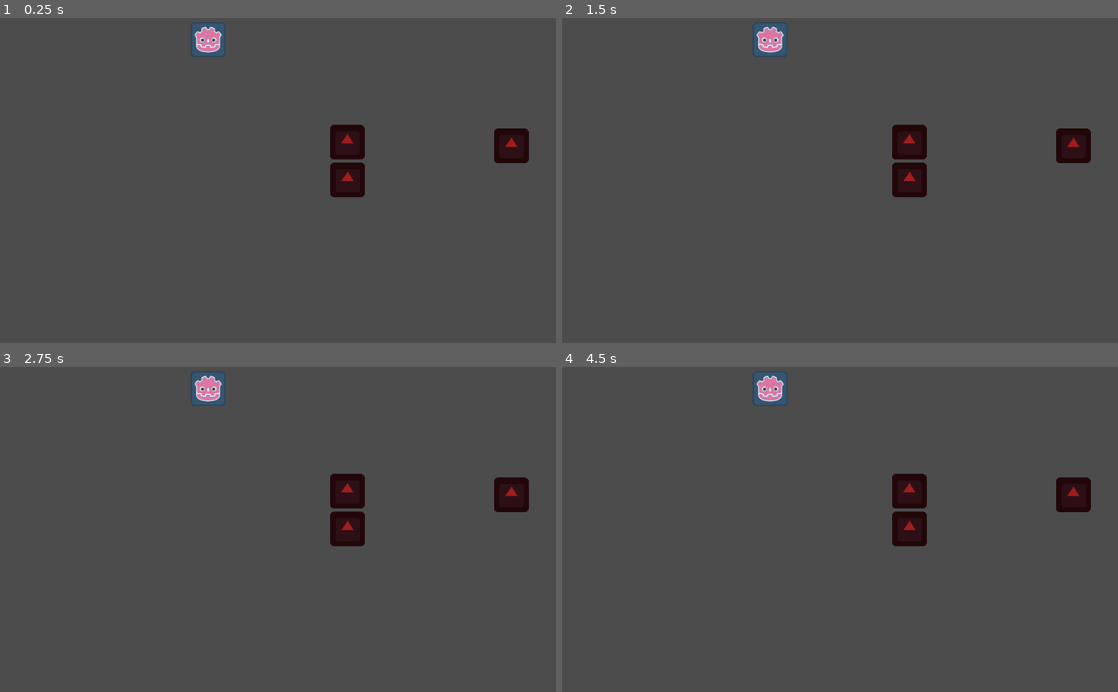
Above: before the commit, frames 1-4 (two rows, left to right).
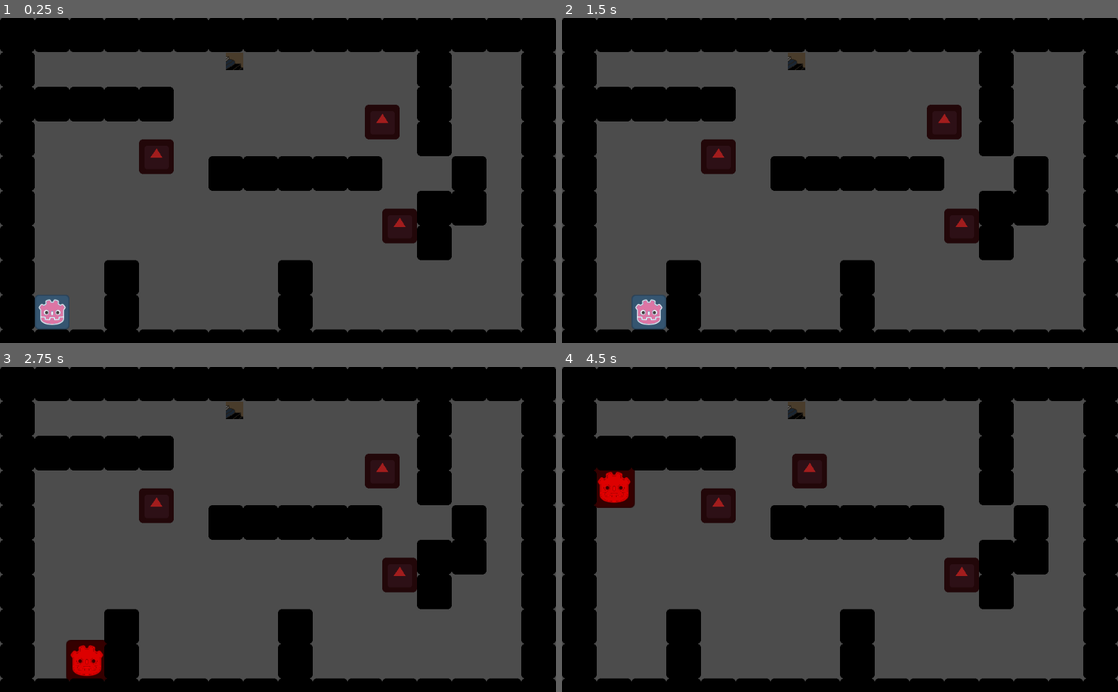
Above: after the commit, the same moments.

Repository: mfurtak/gmtk-game-jam-2019
Game: Godot game, scene res://Main.tscn
Same seed, same stepped clock (60 frames per second), same inputs: the game is played once before the commit and once after it. The engine's default icon, where the game draws it, is replaced by a stand-in: a white triangle on a blue panel in a dark square.
Inputs:
- Up to frame 1 (0.25 s): no input
- Up to frame 2 (1.5 s): tap Enter at 0.5 s; hold Right (ui_right) 0.53-1.28 s; tap Space (ui_select) at 0.6, 0.77, 1.07, 1.35 s; hold Down (ui_down) from 1.28 s (still down)
- Up to frame 3 (2.75 s): tap Space (ui_select) at 1.52, 1.82, 2.1 s; release Down (ui_down) at 2.03 s; hold Right (ui_right) from 2.03 s (still down)
- Up to frame 4 (4.5 s): tap Space (ui_select) at 2.75, 2.85, 3.02, 3.32, 3.6, 3.77, 4.07, 4.35 s; release Right (ui_right) at 2.78 s; hold Up (ui_up) 2.78-3.53 s; hold Left (ui_left) from 3.53 s (still down)

The runs differ from the first frame. In frame 1, 42% of the frame differs, in the area x 0-100%, y 0-100%; in frame 2, 42%; in frame 3, 43%; in frame 4, 43%.
Error before the commit: Parse Error: Parse error: Spaces used before tabs on a line (res://Player.gd:31)

Commit message:
add tilemaps and attacks

Diff:
--- /dev/null
+++ b/gmtk-godot/Exit.gd
@@ -0,0 +1,26 @@
+#extends Area2D
+extends Area2D
+# Declare member variables here. Examples:
+# var a = 2
+# var b = "text"
+
+
+# Called when the node enters the scene tree for the first time.
+func _ready():
+	pass # Replace with function body.
+
+
+func _physics_process(delta):
+	var bodies = get_overlapping_bodies()
+	for body in bodies:
+		if body.name == "Player":
+			get_tree().change_scene("Main.tscn")
+
+# Called every frame. 'delta' is the elapsed time since the previous frame.
+func _process(delta):
+
+	pass
+
+func on_exit():
+	print("Time to go!")
+	pass
--- /dev/null
+++ b/gmtk-godot/Exit.tscn
@@ -0,0 +1,16 @@
+[gd_scene load_steps=4 format=2]
+
+[ext_resource path="res://Exit.gd" type="Script" id=1]
+[ext_resource path="res://stairs.png" type="Texture" id=2]
+
+[sub_resource type="RectangleShape2D" id=1]
+extents = Vector2( 16, 16 )
+
+[node name="Exit" type="Area2D"]
+script = ExtResource( 1 )
+
+[node name="box" type="CollisionShape2D" parent="."]
+shape = SubResource( 1 )
+
+[node name="stairs" type="Sprite" parent="."]
+texture = ExtResource( 2 )
--- a/gmtk-godot/Main.tscn
+++ b/gmtk-godot/Main.tscn
@@ -1,20 +1,34 @@
-[gd_scene load_steps=3 format=2]
+[gd_scene load_steps=5 format=2]
 
-[ext_resource path="res://Player.tscn" type="PackedScene" id=1]
-[ext_resource path="res://Thwomp.tscn" type="PackedScene" id=2]
+[ext_resource path="res://Exit.tscn" type="PackedScene" id=1]
+[ext_resource path="res://Player.tscn" type="PackedScene" id=2]
+[ext_resource path="res://Thwomp.tscn" type="PackedScene" id=3]
+[ext_resource path="res://simple_tileset.tres" type="TileSet" id=4]
 
 [node name="Main" type="Node"]
 
-[node name="Player" parent="." instance=ExtResource( 1 )]
-position = Vector2( 383.333, 39.9094 )
+[node name="Exit" parent="." instance=ExtResource( 1 )]
+position = Vector2( 432, 80 )
+
+[node name="Player" parent="." instance=ExtResource( 2 )]
+position = Vector2( 96, 544 )
 
 [node name="Enemies" type="Node" parent="."]
 
-[node name="Thwomp" parent="Enemies" instance=ExtResource( 2 )]
-position = Vector2( 639.596, 229.495 )
+[node name="Thwomp" parent="Enemies" instance=ExtResource( 3 )]
+position = Vector2( 288, 256 )
 
-[node name="Thwomp1" parent="Enemies" instance=ExtResource( 2 )]
-position = Vector2( 941.677, 236.078 )
+[node name="Thwomp1" parent="Enemies" instance=ExtResource( 3 )]
+position = Vector2( 704, 192 )
 
-[node name="Thwomp2" parent="Enemies" instance=ExtResource( 2 )]
-position = Vector2( 640, 298.983 )
+[node name="Thwomp2" parent="Enemies" instance=ExtResource( 3 )]
+position = Vector2( 736, 384 )
+
+[node name="TileMap" type="TileMap" parent="."]
+position = Vector2( 0, -1 )
+tile_set = ExtResource( 4 )
+format = 1
+tile_data = PoolIntArray( 0, 0, 0, 1, 0, 0, 2, 0, 0, 3, 0, 0, 4, 0, 0, 5, 0, 0, 6, 0, 0, 7, 0, 0, 8, 0, 0, 9, 0, 0, 10, 0, 0, 11, 0, 0, 12, 0, 0, 13, 0, 0, 14, 0, 0, 15, 0, 0, 65536, 0, 0, 65548, 0, 0, 65551, 0, 0, 131072, 0, 0, 131073, 0, 0, 131074, 0, 0, 131075, 0, 0, 131076, 0, 0, 131084, 0, 0, 131087, 0, 0, 196608, 0, 0, 196620, 0, 0, 196623, 0, 0, 262144, 0, 0, 262150, 0, 0, 262151, 0, 0, 262152, 0, 0, 262153, 0, 0, 262154, 0, 0, 262157, 0, 0, 262159, 0, 0, 327680, 0, 0, 327692, 0, 0, 327693, 0, 0, 327695, 0, 0, 393216, 0, 0, 393228, 0, 0, 393231, 0, 0, 458752, 0, 0, 458755, 0, 0, 458760, 0, 0, 458767, 0, 0, 524288, 0, 0, 524291, 0, 0, 524296, 0, 0, 524303, 0, 0, 589824, 0, 0, 589825, 0, 0, 589826, 0, 0, 589827, 0, 0, 589828, 0, 0, 589829, 0, 0, 589830, 0, 0, 589831, 0, 0, 589832, 0, 0, 589833, 0, 0, 589834, 0, 0, 589835, 0, 0, 589836, 0, 0, 589837, 0, 0, 589838, 0, 0, 589839, 0, 0 )
+__meta__ = {
+"_edit_lock_": true
+}
--- a/gmtk-godot/Player.gd
+++ b/gmtk-godot/Player.gd
@@ -2,12 +2,14 @@
 
 var direction = Vector2()
 var velocity = Vector2()
+var is_action_pressed = false
 
 const SPEED = 30
 const TOP_SPEED = 50
 const DECELERATION = .7
 
 var is_pink = false
+var is_attacking = false
 
 # Called when the node enters the scene tree for the first time.
 func _ready():
@@ -28,12 +30,26 @@
 	var collision = move_and_collide(velocity * delta)
 	if collision:
 		# Do stuff
-    	print("PLAYER SLAP ", collision.collider.name)
+		if is_attacking:
+			if collision.collider.has_method("on_attacked"):
+				collision.collider.on_attacked()
+
+	if is_pink:
+		is_attacking = false
+
+	if is_action_pressed and not is_pink:
+		is_attacking = true
+
+	if is_attacking:
+		$AttackSprite.visible = true
+	elif not is_attacking:
+		$AttackSprite.visible = false
 
 # Called every frame. 'delta' is the elapsed time since the previous frame.
 func _process(delta):
 	direction.x = 0
 	direction.y = 0
+	is_action_pressed = false
 
 	if Input.is_action_pressed("ui_up"):
 		direction.y += -1
@@ -43,6 +59,9 @@
 		direction.x += -1
 	if Input.is_action_pressed("ui_right"):
 		direction.x += 1
+	if Input.is_action_just_pressed("ui_select"):
+		is_action_pressed = true
+
 
 
 func _on_ItemSwapTimer_timeout():
--- a/gmtk-godot/Player.tscn
+++ b/gmtk-godot/Player.tscn
@@ -36,4 +36,12 @@
 [node name="AnimatedSprite" type="AnimatedSprite" parent="."]
 frames = SubResource( 2 )
 animation = "pink"
+
+[node name="AttackSprite" type="Sprite" parent="."]
+visible = false
+modulate = Color( 1, 0, 0, 1 )
+self_modulate = Color( 1, 0, 0, 1 )
+position = Vector2( 0, -1 )
+scale = Vector2( 1.2, 1.2 )
+texture = ExtResource( 3 )
 [connection signal="timeout" from="ItemSwapTimer" to="." method="_on_ItemSwapTimer_timeout"]
--- a/gmtk-godot/Thwomp.gd
+++ b/gmtk-godot/Thwomp.gd
@@ -38,10 +38,12 @@
 		velocity = lerp(velocity, Vector2(), DECELERATION)
 
 	var collision = move_and_collide(velocity * delta)
-	if collision:
+	# if collision:
 		# Do stuff
-    	print("THWOMP BONK ", collision.collider.name)
+		#print("THWOMP BONK ", collision.collider.name)
 
+func on_attacked():
+	print("THWOMP DED!")
 
 
 func _physics_process(delta):
--- /dev/null
+++ b/gmtk-godot/TilemapScene.tscn
@@ -0,0 +1,11 @@
+[gd_scene load_steps=2 format=2]
+
+[ext_resource path="res://icon.png" type="Texture" id=1]
+
+[node name="Node2D" type="TileMap"]
+format = 1
+
+[node name="Sprite" type="Sprite" parent="."]
+modulate = Color( 0, 0, 0, 1 )
+texture = ExtResource( 1 )
+centered = false
--- /dev/null
+++ b/gmtk-godot/simple_tileset.tres
@@ -0,0 +1,24 @@
+[gd_resource type="TileSet" load_steps=3 format=2]
+
+[ext_resource path="res://icon.png" type="Texture" id=1]
+
+[sub_resource type="ConvexPolygonShape2D" id=1]
+points = PoolVector2Array( 0, 0, 64, 0, 64, 64, 0, 64 )
+
+[resource]
+0/name = "Sprite"
+0/texture = ExtResource( 1 )
+0/tex_offset = Vector2( 0, 0 )
+0/modulate = Color( 0, 0, 0, 1 )
+0/region = Rect2( 0, 0, 64, 64 )
+0/tile_mode = 0
+0/occluder_offset = Vector2( 0, 0 )
+0/navigation_offset = Vector2( 0, 0 )
+0/shapes = [ {
+"autotile_coord": Vector2( 0, 0 ),
+"one_way": false,
+"one_way_margin": 1.0,
+"shape": SubResource( 1 ),
+"shape_transform": Transform2D( 1, 0, 0, 1, 0, 0 )
+} ]
+0/z_index = 0
Binary file added: gmtk-godot/stairs.png
Not shown, added: gmtk-godot/stairs.png.import
